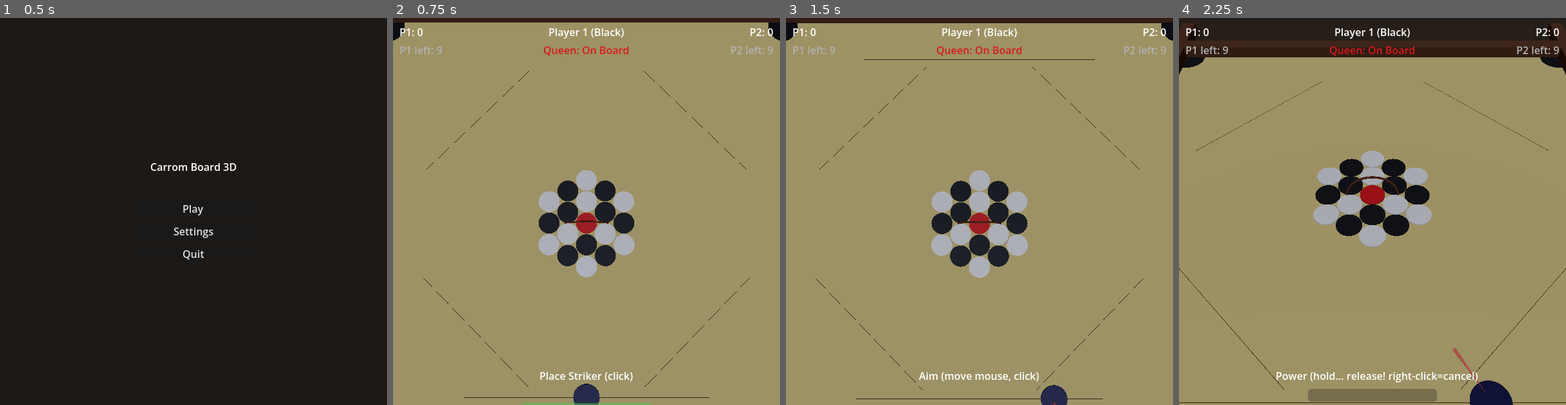
Above: before the commit, frames 1-4 (left to right).
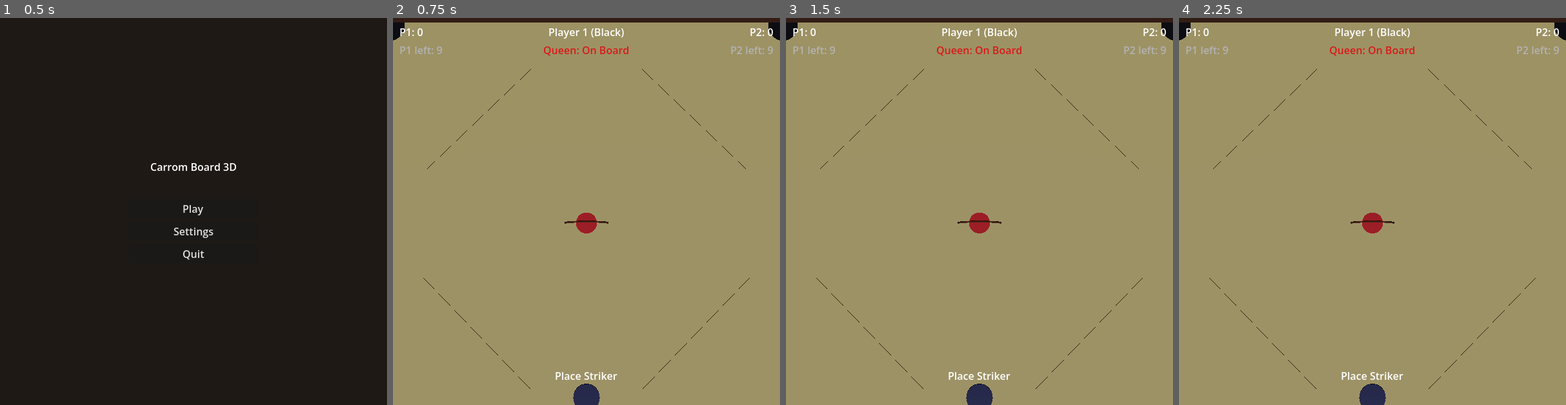
Above: after the commit, the same moments.

Repository: sidtheone/Carrom
Game: Godot game, scene res://scenes/main_menu.tscn
The game is run twice, just before and just after one commit, with the same random seed, the same clock (stepped at 60 frames per second) and the same inputs.
Inputs (mouse positions are in pixels of both pictures, inside the frame that each line leads up to):
- Up to frame 1 (0.5 s): no input
- Up to frame 2 (0.75 s): click "Play" at 0.5 s
- Up to frame 3 (1.5 s): tap Enter at 1.25 s; move the mouse to (1064, 192) at 1.27 s; click (1064, 192) at 1.42 s
- Up to frame 4 (2.25 s): move the mouse to (1295, 230) at 2.02 s; click (1295, 230) at 2.17 s

Frame 1 is identical in both runs. In frame 2, 4.7% of the frame differs, in the area x 0-100%, y 5-100%; in frame 3, 5.6%; in frame 4, 17%, in the area x 0-100%, y 1-100%.
Error after the commit: Parse Error: Cannot infer the type of "old_name" variable because the value doesn't have a set type. (res://scripts/game_manager.gd:123)

Commit message:
Add comprehensive debug logging across entire game loop
Logging tags for filtering:
- [GM]      — ready, reset
- [STATE]   — every state transition with old→new
- [INPUT]   — placement/aim confirmations
- [POWER]   — charge start/release
- [RELEASE] — release_power entry
- [SHOOT]   — full striker state dump before/after fire
- [SHOOT-DEFERRED]  — velocity check after frame processing
- [SHOOT-TIMER-50ms] — velocity check after 50ms (2-3 physics frames)
- [PHYS]    — _physics_process striker state (first 5 frames)
- [SIM]     — simulation frame: striker vel/pos, moving piece count
- [POCKET]  — piece/striker pocketed with scoring details
- [RESOLVE] — turn resolution decision path
- [TURN]    — player switch

Co-Authored-By: Claude Opus 4.6 (1M context) <noreply@anthropic.com>

Diff:
--- a/godot/scripts/game_manager.gd
+++ b/godot/scripts/game_manager.gd
@@ -50,13 +50,19 @@
 
 var game_active: bool = true
 
+# --- Debug ---
+var _sim_frame_count: int = 0
+var _sim_log_interval: int = 10  # log every N frames during simulation
+
 
 func _ready() -> void:
 	set_process(true)
+	print("[GM] _ready() called")
 
 
 func _unhandled_input(event: InputEvent) -> void:
 	if event.is_action_pressed("reset_board"):
+		print("[GM] R pressed — reloading scene")
 		get_tree().reload_current_scene()
 
 
@@ -69,10 +75,42 @@
 			if is_charging:
 				power = minf(power + POWER_CHARGE_SPEED * delta, MAX_POWER)
 		State.SIMULATION:
+			_sim_frame_count += 1
+			if _sim_frame_count <= 5 or _sim_frame_count % _sim_log_interval == 0:
+				_log_simulation_frame(delta)
 			_check_simulation_complete()
 
 
+func _physics_process(_delta: float) -> void:
+	# Log striker state during first few physics frames after shooting
+	if current_state == State.SIMULATION and striker and _sim_frame_count <= 5:
+		print("[PHYS] frame=%d striker.velocity=%s (mag=%.5f) pos=%s freeze=%s" % [
+			_sim_frame_count, striker.linear_velocity,
+			striker.linear_velocity.length(), striker.global_position, striker.freeze
+		])
+
+
+func _log_simulation_frame(delta: float) -> void:
+	if not striker:
+		return
+	var max_piece_vel := 0.0
+	var moving_count := 0
+	for piece in pieces:
+		if piece.visible:
+			var v := piece.linear_velocity.length()
+			if v > max_piece_vel:
+				max_piece_vel = v
+			if v > STOP_THRESHOLD:
+				moving_count += 1
+	var sv := striker.linear_velocity.length()
+	print("[SIM] frame=%d dt=%.4f | striker: vel=%.5f pos=%s freeze=%s visible=%s | pieces: %d moving, max_vel=%.5f | threshold=%.3f" % [
+		_sim_frame_count, delta, sv, striker.global_position, striker.freeze, striker.visible,
+		moving_count, max_piece_vel, STOP_THRESHOLD
+	])
+
+
 func start_game() -> void:
+	print("[GM] start_game() | player=%d" % 1)
 	current_player = 1
 	scores = [0, 0]
 	queen_pocketed_by = -1
@@ -82,6 +120,9 @@
 
 
 func _set_state(new_state: State) -> void:
+	var old_name := State.keys()[current_state]
+	var new_name := State.keys()[new_state]
+	print("[STATE] %s → %s | player=%d" % [old_name, new_name, current_player])
 	current_state = new_state
 	state_changed.emit(new_state)
 
@@ -103,6 +144,7 @@
 func confirm_placement() -> void:
 	if current_state != State.PLACE_STRIKER:
 		return
+	print("[INPUT] confirm_placement() | striker.pos=%s" % striker.global_position)
 	_set_state(State.AIM)
 
 
@@ -117,6 +159,7 @@
 func confirm_aim() -> void:
 	if current_state != State.AIM:
 		return
+	print("[INPUT] confirm_aim() | aim_angle=%.2f" % aim_angle)
 	power = 0.0
 	is_charging = false
 	_set_state(State.POWER)
@@ -126,7 +169,8 @@
 
 
 func release_power() -> void:
-	print("[RELEASE] release_power() called | state=%s power=%.3f" % [State.keys()[current_state], power])
+	print("[RELEASE] release_power() called | state=%s power=%.3f is_charging=%s" % [
+		State.keys()[current_state], power, is_charging])
 	if current_state != State.POWER:
 		print("[RELEASE] REJECTED — state is %s, not POWER" % State.keys()[current_state])
 		return
@@ -139,44 +183,77 @@
 	if striker == null:
 		print("[SHOOT] ABORTED — striker is null")
 		return
-	print("[SHOOT] --- _shoot_striker() ---")
-	print("[SHOOT] striker.freeze=%s striker.visible=%s" % [striker.freeze, striker.visible])
-	print("[SHOOT] striker.position=%s" % striker.global_position)
-	print("[SHOOT] striker.mass=%s linear_damp=%s" % [striker.mass, striker.linear_damp])
-	print("[SHOOT] aim_angle=%.2f power=%.3f current_player=%d" % [aim_angle, power, current_player])
-
+
+	print("[SHOOT] ========== FIRE ==========")
+	print("[SHOOT] PRE-FIRE state:")
+	print("[SHOOT]   striker.freeze       = %s" % striker.freeze)
+	print("[SHOOT]   striker.visible      = %s" % striker.visible)
+	print("[SHOOT]   striker.position     = %s" % striker.global_position)
+	print("[SHOOT]   striker.velocity     = %s" % striker.linear_velocity)
+	print("[SHOOT]   striker.mass         = %s" % striker.mass)
+	print("[SHOOT]   striker.linear_damp  = %s" % striker.linear_damp)
+	print("[SHOOT]   striker.gravity_scale= %s" % striker.gravity_scale)
+	print("[SHOOT]   striker.can_sleep    = %s" % striker.can_sleep)
+	print("[SHOOT]   striker.freeze_mode  = %s" % striker.freeze_mode)
+	print("[SHOOT]   aim_angle            = %.2f" % aim_angle)
+	print("[SHOOT]   power                = %.3f" % power)
+	print("[SHOOT]   current_player       = %d" % current_player)
+
+	# Unfreeze
 	striker.freeze = false
-	# P1 at Z=+2.9 shoots toward -Z (center), P2 at Z=-2.9 shoots toward +Z
+	print("[SHOOT] Set freeze=false → striker.freeze is now %s" % striker.freeze)
+
+	# Compute direction
 	var angle_rad := deg_to_rad(aim_angle)
 	var direction := Vector3(sin(angle_rad), 0.0, -cos(angle_rad))
 	if current_player == 2:
 		direction.z = -direction.z
-	# Set velocity directly instead of apply_central_impulse —
-	# impulse is discarded if freeze was just set to false this frame
-	# because the physics server hasn't processed the unfreeze yet.
-	# velocity = impulse / mass, where impulse = direction * power * 2.0
+
+	# Compute velocity
 	var speed := power * 2.0 / striker.mass
-	striker.linear_velocity = direction * speed
-
-	print("[SHOOT] direction=%s" % direction)
-	print("[SHOOT] speed=%.3f (power=%.3f * 2 / mass=%.1f)" % [speed, power, striker.mass])
-	print("[SHOOT] velocity SET=%s (magnitude=%.5f)" % [striker.linear_velocity, striker.linear_velocity.length()])
+	var target_velocity := direction * speed
+
+	print("[SHOOT] direction  = %s" % direction)
+	print("[SHOOT] speed      = %.5f (power=%.3f * 2.0 / mass=%.1f)" % [speed, power, striker.mass])
+	print("[SHOOT] target_vel = %s (magnitude=%.5f)" % [target_velocity, target_velocity.length()])
+
+	# Apply velocity
+	striker.linear_velocity = target_velocity
+	print("[SHOOT] AFTER linear_velocity assignment:")
+	print("[SHOOT]   striker.linear_velocity = %s (magnitude=%.5f)" % [
+		striker.linear_velocity, striker.linear_velocity.length()])
+	print("[SHOOT]   striker.freeze          = %s" % striker.freeze)
+
+	# Also try apply_central_impulse as backup test
+	# striker.apply_central_impulse(direction * power * 2.0)
+	# print("[SHOOT] Also applied impulse=%s" % (direction * power * 2.0))
 
 	pocketed_this_turn.clear()
 	striker_pocketed = false
 	own_piece_pocketed = false
+
+	_sim_frame_count = 0  # reset simulation frame counter
 	_set_state(State.SIMULATION)
 
-	# Deferred check to see velocity after physics processes the impulse
-	call_deferred("_log_post_impulse")
-
-
-func _log_post_impulse() -> void:
+	# Check velocity in deferred call (after current frame processing)
+	call_deferred("_log_post_shoot_deferred")
+
+	# Check velocity after 2 physics frames
+	get_tree().create_timer(0.05).timeout.connect(_log_post_shoot_timer)
+
+
+func _log_post_shoot_deferred() -> void:
 	if striker:
-		print("[SHOOT] velocity AFTER deferred=%s (magnitude=%.5f)" % [striker.linear_velocity, striker.linear_velocity.length()])
-		print("[SHOOT] freeze=%s mode=%s" % [striker.freeze, striker.freeze_mode])
-		print("[SHOOT] collision_layer=%d collision_mask=%d" % [striker.collision_layer, striker.collision_mask])
-		print("[SHOOT] axis_lock_linear: x=%s y=%s z=%s" % [striker.axis_lock_linear_x, striker.axis_lock_linear_y, striker.axis_lock_linear_z])
+		print("[SHOOT-DEFERRED] velocity=%s (mag=%.5f) freeze=%s pos=%s" % [
+			striker.linear_velocity, striker.linear_velocity.length(),
+			striker.freeze, striker.global_position])
+
+
+func _log_post_shoot_timer() -> void:
+	if striker:
+		print("[SHOOT-TIMER-50ms] velocity=%s (mag=%.5f) freeze=%s pos=%s" % [
+			striker.linear_velocity, striker.linear_velocity.length(),
+			striker.freeze, striker.global_position])
 
 
 # --- Simulation / Stop Detection ---
@@ -191,13 +268,21 @@
 	if striker.linear_velocity.length() > STOP_THRESHOLD:
 		return
 	# All stopped
+	print("[SIM] === ALL STOPPED at frame %d ===" % _sim_frame_count)
+	print("[SIM] striker.velocity=%s striker.visible=%s striker_pocketed=%s" % [
+		striker.linear_velocity, striker.visible, striker_pocketed])
 	_resolve_turn()
 
 
 func _resolve_turn() -> void:
 	_return_count = 0
+	print("[RESOLVE] _resolve_turn() | striker_pocketed=%s own_piece=%s queen_by=%d queen_covered=%s" % [
+		striker_pocketed, own_piece_pocketed, queen_pocketed_by, queen_covered])
+	print("[RESOLVE] pocketed_this_turn count=%d" % pocketed_this_turn.size())
+
 	# Check for fouls
 	if striker_pocketed:
+		print("[RESOLVE] → FOUL: striker pocketed")
 		foul_committed.emit(current_player, "Striker pocketed!")
 		_handle_foul()
 		return
@@ -206,8 +291,10 @@
 	if queen_pocketed_by == current_player and not queen_covered:
 		if own_piece_pocketed:
 			queen_covered = true
+			print("[RESOLVE] → Queen covered!")
 		else:
 			# Queen not covered — return it to center, lose turn
+			print("[RESOLVE] → FOUL: queen not covered")
 			foul_committed.emit(current_player, "Queen not covered!")
 			_return_queen_to_center()
 			queen_pocketed_by = -1
@@ -219,12 +306,15 @@
 
 	# Check win condition
 	if _check_win():
+		print("[RESOLVE] → GAME OVER")
 		return
 
 	# If player pocketed own piece, they get another turn
 	if own_piece_pocketed:
+		print("[RESOLVE] → Extra turn for player %d" % current_player)
 		_set_state(State.PLACE_STRIKER)
 	else:
+		print("[RESOLVE] → Switch turn")
 		_switch_turn()
 
 
@@ -277,6 +367,7 @@
 
 
 func _switch_turn() -> void:
+	print("[TURN] Switch: player %d → %d" % [current_player, 2 if current_player == 1 else 1])
 	current_player = 2 if current_player == 1 else 1
 	turn_changed.emit(current_player)
 	_set_state(State.PLACE_STRIKER)
@@ -327,6 +418,7 @@
 	if not game_active:
 		return
 
+	print("[POCKET] body=%s is_striker=%s" % [body.name, body == striker])
 	AudioManager.play_sound(AudioManager.SFX.POT, 0.7)
 
 	if body == striker:
@@ -336,6 +428,7 @@
 		body.freeze = true
 		body.visible = false
 		body.global_position = Vector3(0, -10, 0)
+		print("[POCKET] Striker pocketed — flagged for foul")
 		return
 
 	body.visible = false
@@ -358,13 +451,17 @@
 	scores[current_player - 1] += points
 	score_updated.emit(current_player, scores[current_player - 1])
 	piece_pocketed.emit(body, current_player)
+	print("[POCKET] %s pocketed (color=%d) +%d pts → P%d score=%d" % [
+		body.name, piece_color, points, current_player, scores[current_player - 1]])
 
 	# Track if own piece pocketed
 	if (current_player == 1 and piece_color == PieceColor.BLACK) or \
 	   (current_player == 2 and piece_color == PieceColor.WHITE):
 		own_piece_pocketed = true
+		print("[POCKET] → own piece! extra turn earned")
 
 	# Queen tracking
 	if piece_color == PieceColor.RED:
 		queen_pocketed_by = current_player
 		queen_covered = false
+		print("[POCKET] → QUEEN pocketed by P%d, needs cover" % current_player)
